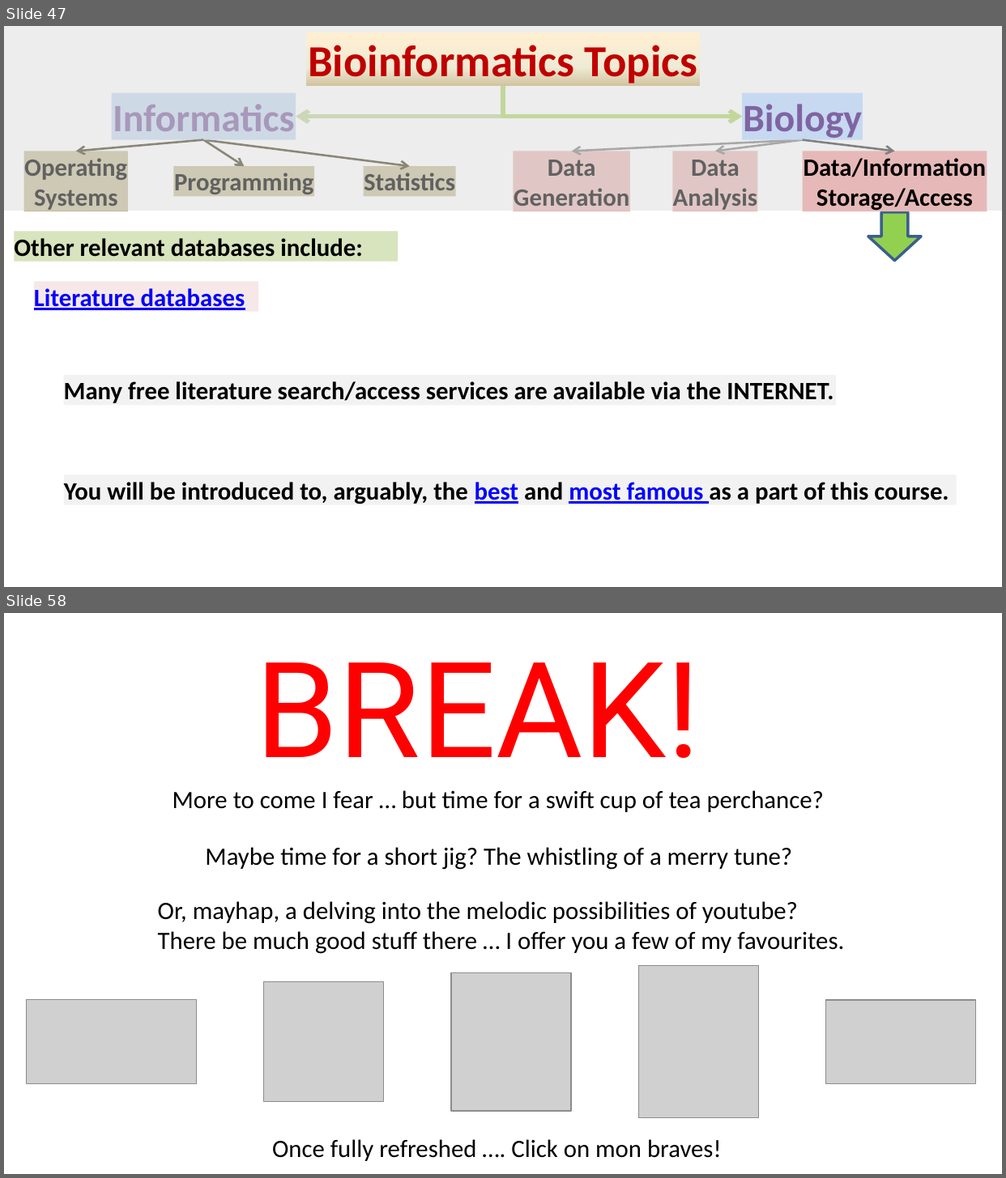
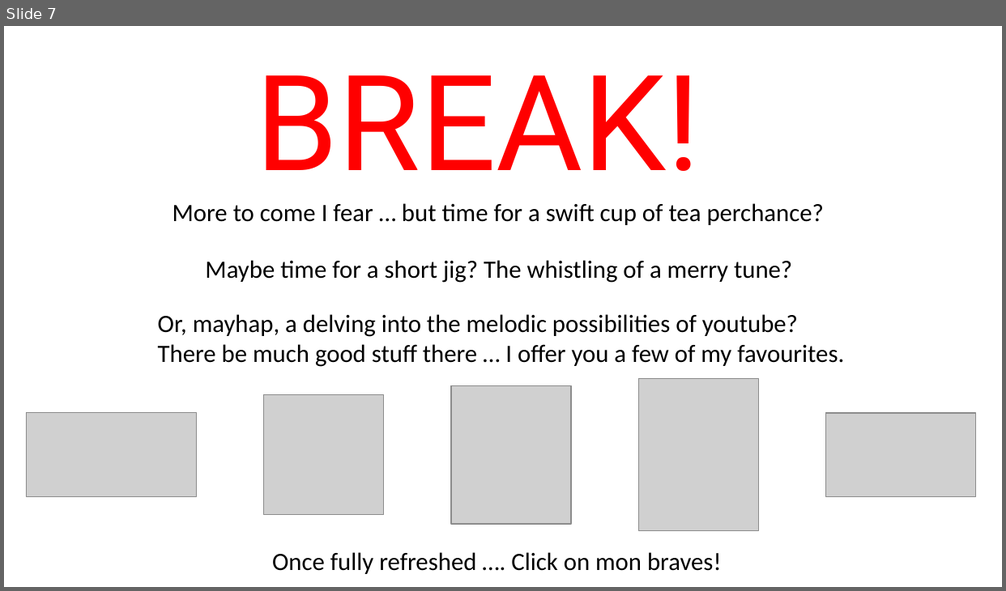
Before and after one commit to BioinformaticsTraining/Introduction-to-Bioinformatics, a slide deck: Presentations/01-Bioinformatics_Topics_Full/Part00/01-Bioinformatics_Topics.pptx. Shown one above the other, each under a label of ours: slides 47 and 58 before the commit, slide 7 after it; the slides between them are not shown. The pictures are 1006x1178 and 1006x591 pixels, drawn with LibreOffice and Linux fonts; fonts in the diff are those of the drawing; grey boxes stand for pictures. Boxes give left, top, right and bottom in pixels: in the first picture for what was removed or moved away, otherwise in the second. Text is boxed around its words. In the diff, an @@ line names an element or a change of style, - is before the commit and + after.

Commit message:
Update pptx for part 1 topics - SA

```diff
--- a/Presentations/01-Bioinformatics_Topics_Full/Part00/01-Bioinformatics_Topics.pptx
+++ b/Presentations/01-Bioinformatics_Topics_Full/Part00/01-Bioinformatics_Topics.pptx
@@ slide 47 removed at <box>4,26,1002,587</box>, background #FFFFFF @@
@@ rectangle removed at <box>4,26,1002,211</box> @@
@@ rectangle removed at <box>306,32,701,86</box> @@
-Bioinformatics Topics
@@ rectangle removed at <box>112,93,296,139</box> @@
-Informatics
@@ elbow arrow removed from (503, 86) to (296, 117) @@
@@ elbow arrow removed from (503, 86) to (743, 117) @@
@@ rectangle removed at <box>743,93,863,139</box> @@
-Biology
@@ arrow removed from (203, 139) to (76, 151) @@
@@ arrow removed from (203, 139) to (409, 167) @@
@@ arrow removed from (203, 139) to (245, 167) @@
@@ arrow removed from (803, 139) to (572, 151) @@
@@ arrow removed from (803, 139) to (715, 151) @@
@@ arrow removed from (803, 139) to (894, 151) @@
@@ rectangle removed at <box>24,151,128,211</box> @@
-Operating
-Systems
@@ rectangle removed at <box>173,167,314,197</box> @@
-Programming
@@ rectangle removed at <box>364,167,456,197</box> @@
-Statistics
@@ rectangle removed at <box>513,151,629,211</box> @@
-Data
-Generation
@@ rectangle removed at <box>672,151,757,211</box> @@
-Data
-Analysis
@@ rectangle removed at <box>803,151,987,211</box> @@
-Data/Information
-Storage/Access
@@ down arrow removed at <box>868,212,921,261</box> @@
@@ rectangle removed at <box>14,232,398,262</box> @@
-Other relevant databases include:
@@ rectangle removed at <box>34,281,258,311</box> @@
-Literature databases
@@ rectangle removed at <box>64,375,836,405</box> @@
-Many free literature search/access services are available via the INTERNET.
@@ rectangle removed at <box>64,475,956,505</box> @@
-You will be introduced to, arguably, the best and most famous as a part of this course.
@@ what was slide 58 is now slide 7 @@
```
Also in this commit, not shown: 1 slide added, 51 other slides removed, 1 other file.
